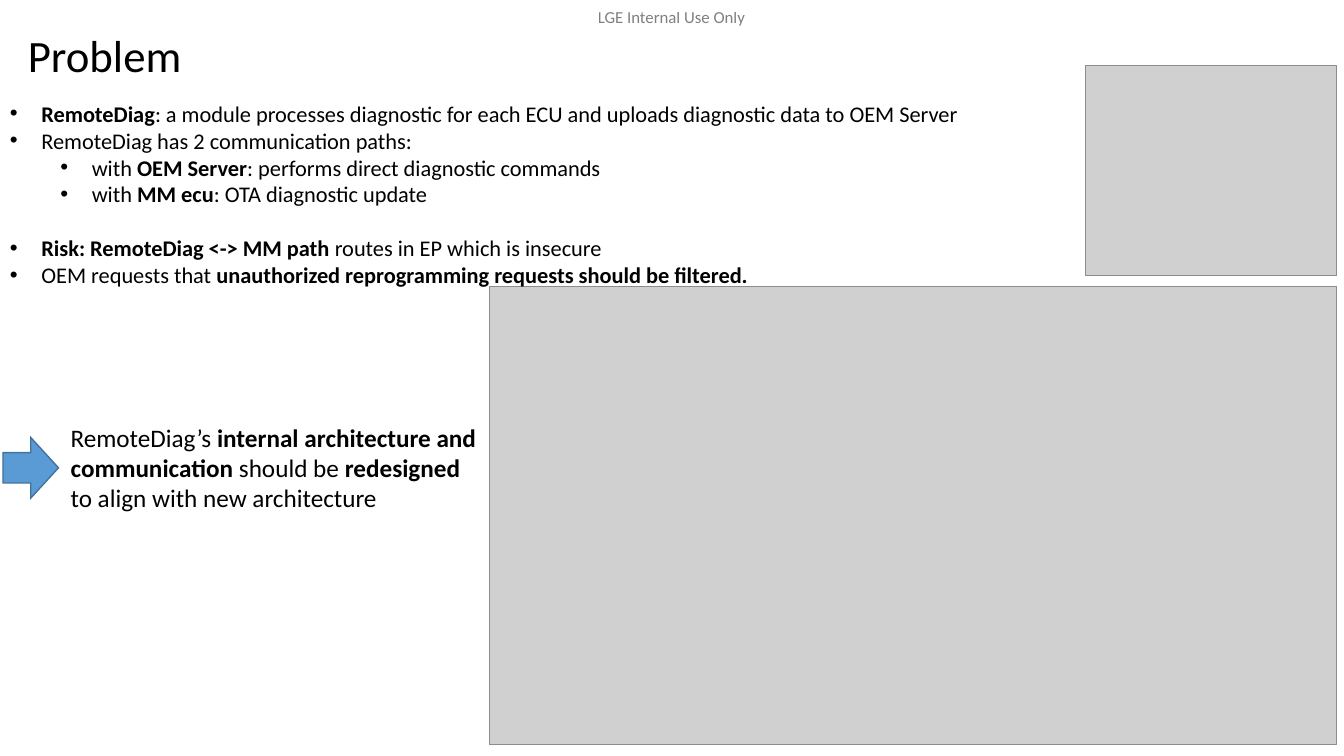
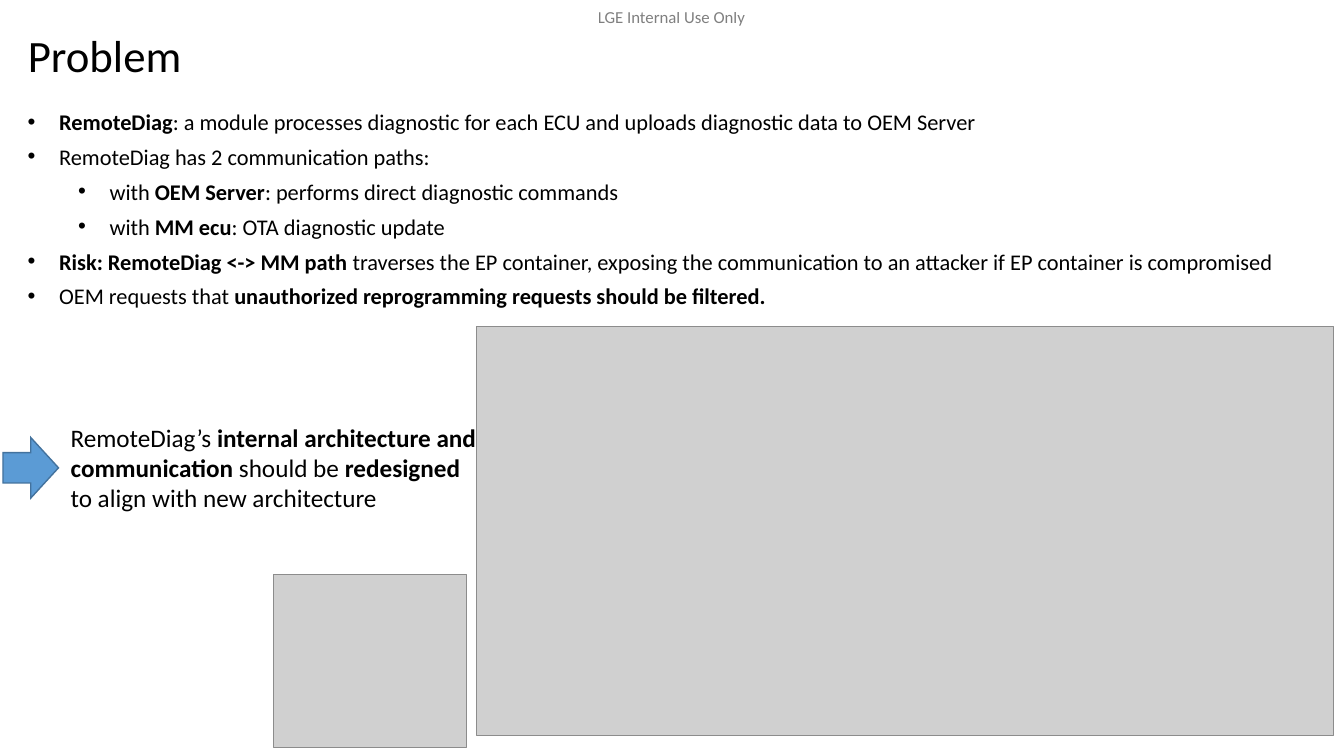
Before and after one commit to btqt/fe, a slide deck: slide 5 of design/FE_phi.vu_Design of Secure Remote Diag on Container Separation Architecture_3rd.pptx (slide 4 before the commit). Drawn at 1344x756 pixels with LibreOffice and Linux fonts; fonts in the diff are those of the drawing; grey boxes stand for pictures; background and template pictures are left out. Boxes give left, top, right and bottom in pixels: in the first picture for what was removed or moved away, otherwise in the second. Text is boxed around its words. In the diff, an @@ line names an element or a change of style, - is before the commit and + after.

```diff
--- a/design/FE_phi.vu_Design of Secure Remote Diag on Container Separation Architecture_3rd.pptx
+++ b/design/FE_phi.vu_Design of Secure Remote Diag on Container Separation Architecture_3rd.pptx
@@ picture removed at [1086,66,1336,276] @@
@@ text "RemoteDiag: a module processes diagnostic ...": place and size @@
-text "RemoteDiag: a module processes diagnostic ..." at [41,106,957,289]
+text "RemoteDiag: a module processes diagnostic ..." at [59,114,1272,308]
@@ text at [59,114,975,308]: line spacing 1 to 1.3 @@
@@ text at [59,254,1272,274]: text changed @@
-• Risk: RemoteDiag <-> MM path routes in EP which is insecure
+• Risk: RemoteDiag <-> MM path traverses the EP container, exposing the communication to an attacker if EP container is compromised
@@ picture: place and size @@
-picture at [489,286,1336,745]
+picture at [477,327,1334,735]
@@ picture added at [274,575,467,747] @@
```
Also in this commit, not shown: 7 other slides changed, 1 slide added, 2 other files.
